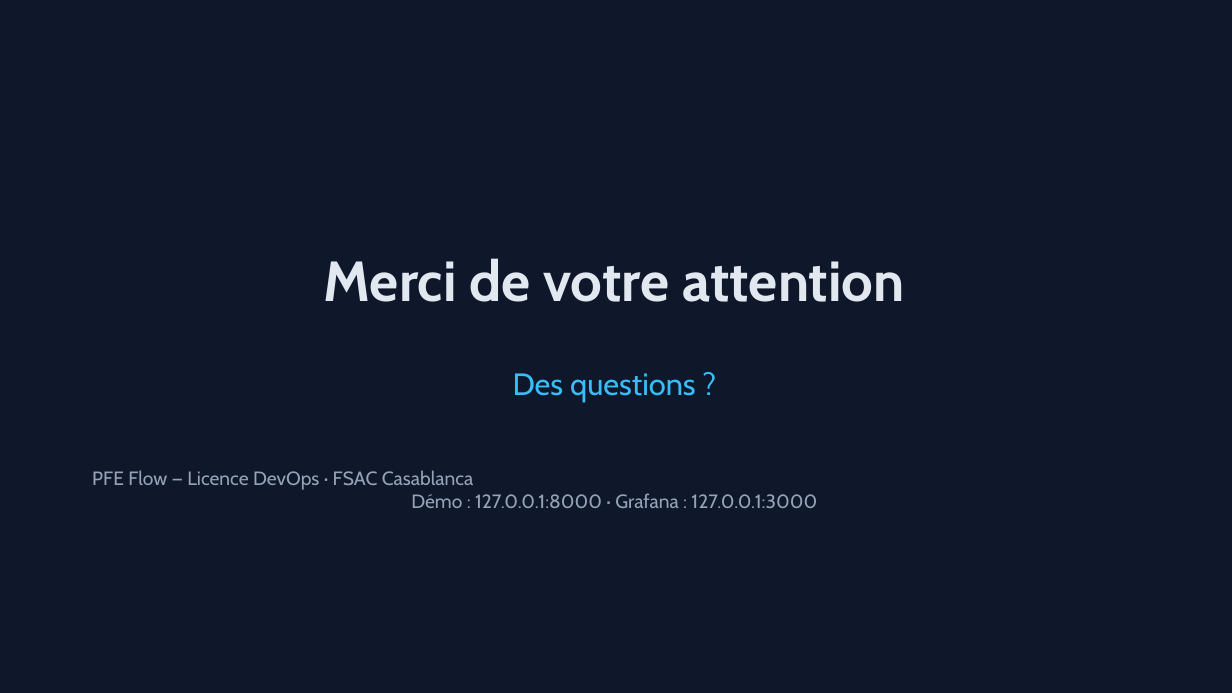
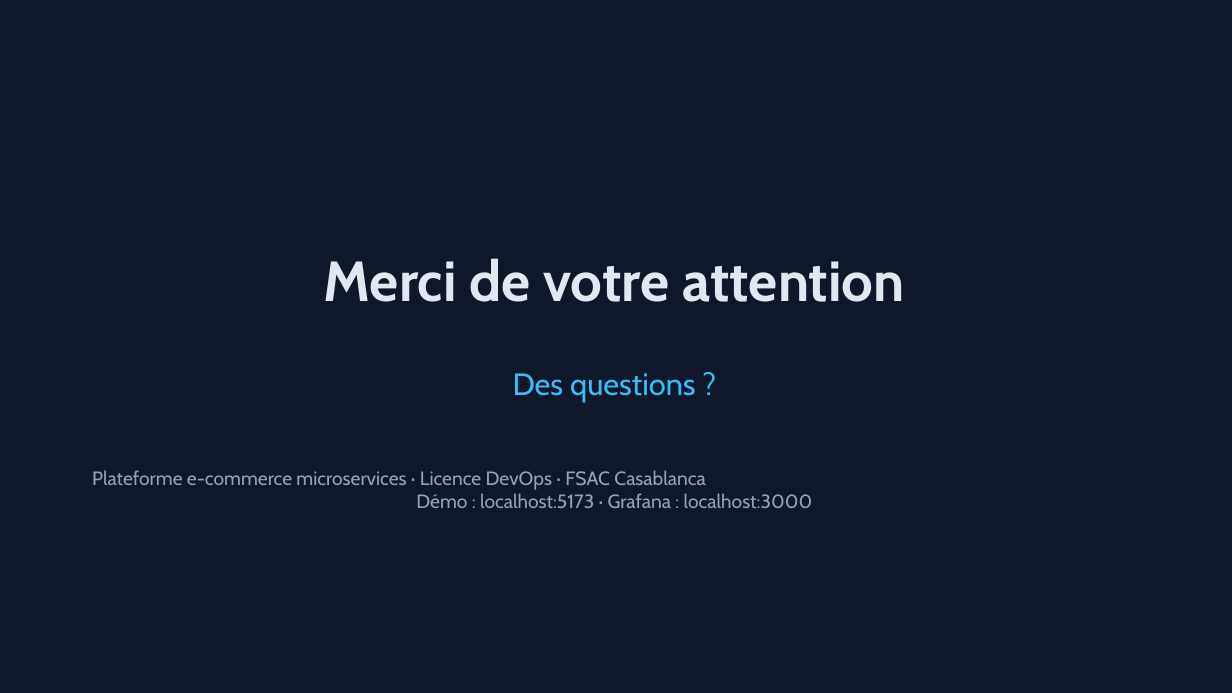
Before and after one commit to Chouaib-Raichy/PFE, a slide deck: slide 18 of soutenance/soutenance.pptx (slide 16 before the commit). Drawn at 1232x693 pixels with LibreOffice and Linux fonts; fonts in the diff are those of the drawing. Boxes give left, top, right and bottom in pixels: in the first picture for what was removed or moved away, otherwise in the second. Text is boxed around its words. In the diff, an @@ line names an element or a change of style, - is before the commit and + after.

```diff
--- a/soutenance/soutenance.pptx
+++ b/soutenance/soutenance.pptx
@@ text at <box>92,470,813,508</box>: text changed @@
-PFE Flow — Licence DevOps · FSAC Casablanca
-Démo : 127.0.0.1:8000 · Grafana : 127.0.0.1:3000
+Plateforme e-commerce microservices · Licence DevOps · FSAC Casablanca
+Démo : localhost:5173 · Grafana : localhost:3000
```
Also in this commit, not shown: 6 other slides changed, 11 slides added, 9 slides removed, 4 other files.
